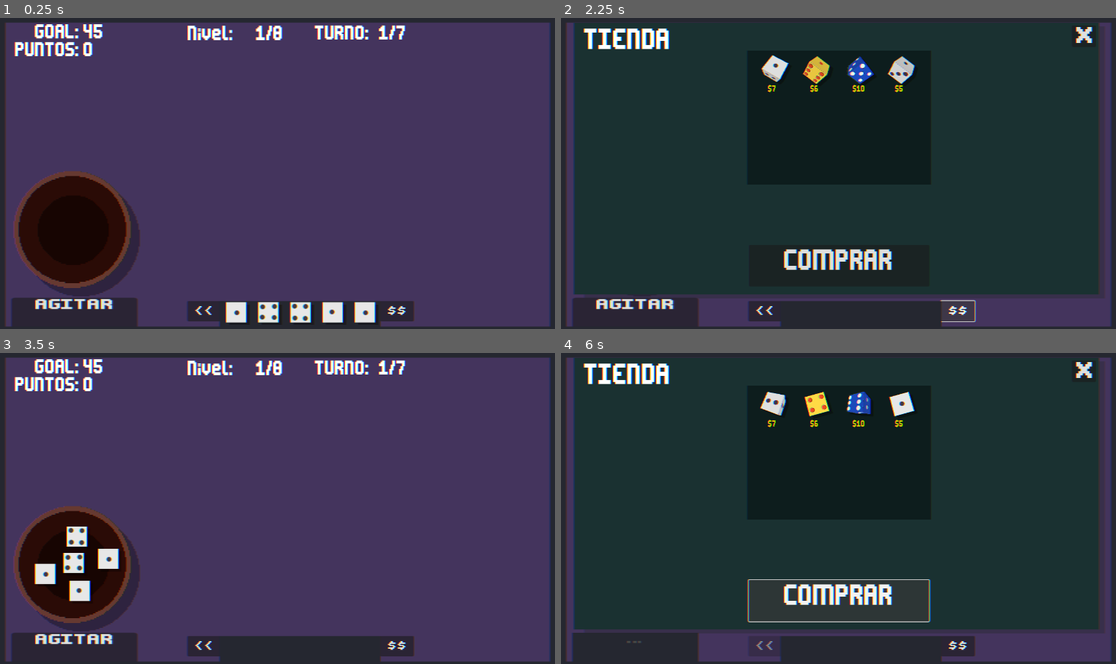
Above: before the commit, frames 1-4 (two rows, left to right).
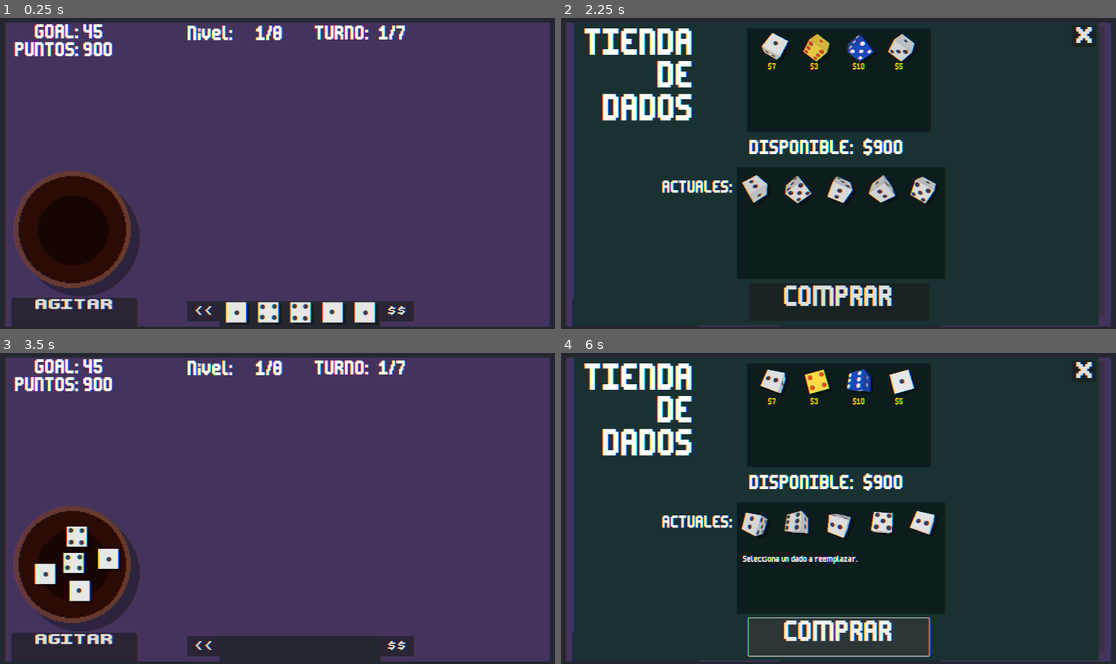
Above: after the commit, the same moments.

Repository: mcerdeira/generala-dice
Game: Godot game, scene res://scenes/main.tscn
Two runs of this game, one before a commit and one after it. Both use one fixed random seed, a clock stepped at 60 frames per second and the inputs below. Sound files missing from this copy of the repository are replaced by a short silence.
Inputs:
- Up to frame 1 (0.25 s): no input
- Up to frame 2 (2.25 s): click "AGITAR" at 0.5 s; click "<<" at 1.25 s; click "$$" at 2 s
- Up to frame 3 (3.5 s): click "X" at 2.75 s
- Up to frame 4 (6 s): click "AGITAR" at 3.5 s; click "TIRAR" at 4.25 s; click "$$" at 5 s; click "COMPRAR" at 5.75 s

The runs differ from the first frame. In frame 1, 0.2% of the frame differs, in the area x 14-21%, y 7-13%; in frame 2, 15%; in frame 3, 0.2%; in frame 4, 18%, in the area x 2-98%, y 3-99%.

Commit message:
Dados locos

Diff:
--- a/scenes/Dice.gd
+++ b/scenes/Dice.gd
@@ -17,6 +17,7 @@
 var currentvalue = null
 var original_position =  null
 var shaking = false
+var DiceType = null
 
 func _ready():
 	add_to_group("dices")
@@ -39,8 +40,14 @@
 	initial_rotation = randi_range(-10, 10)
 	$SubViewport/Node3D.initialize()
 
+func ChangeType(_DiceType):
+	DiceType = _DiceType
+	$SubViewport/Node3D.ChangeType(DiceType)
+
 func show_enfasis(value):
 	$enfasis.visible = value
+	$lbl_add.visible = value
+	$lbl_add.text = Global.getDiceExtraText(DiceType, currentvalue)
 	shaking = value
 	if !shaking:
 		rotation_degrees = 0
@@ -59,6 +66,7 @@
 func _physics_process(delta):
 	if shaking:
 		rotation_degrees = randf_range(-4.0, 4.0)
+		$lbl_add.rotation_degrees = randf_range(-4.0, 4.0)
 
 	what_ami()
 	if dragged:
@@ -80,6 +88,7 @@
 func what_ami():
 	z_index = global_position.y
 	currentvalue = $SubViewport/Node3D.what_ami()
+	DiceType = $SubViewport/Node3D.what_type()
 	$Label.text = str(currentvalue)
 
 func _on_area_entered(area):
--- a/scenes/Dice.tscn
+++ b/scenes/Dice.tscn
@@ -1,9 +1,10 @@
-[gd_scene load_steps=8 format=3 uid="uid://dufepst0w8rkr"]
+[gd_scene load_steps=9 format=3 uid="uid://dufepst0w8rkr"]
 
 [ext_resource type="Script" path="res://scenes/Dice.gd" id="1_r70iu"]
 [ext_resource type="PackedScene" uid="uid://berhcc7novg7b" path="res://scenes/node_3d.tscn" id="2_lt8j6"]
 [ext_resource type="Texture2D" uid="uid://dn5ybcewikek6" path="res://sprites/dices/enfasis.png" id="3_8jf7x"]
 [ext_resource type="Shader" path="res://scenes/enfasis.gdshader" id="3_fr77i"]
+[ext_resource type="FontFile" uid="uid://bke1xm65inmdl" path="res://fonts/Thin sans.ttf" id="3_xq7bm"]
 
 [sub_resource type="ViewportTexture" id="ViewportTexture_hmu5q"]
 viewport_path = NodePath("SubViewport")
@@ -49,6 +50,19 @@
 offset_right = 39.0
 offset_bottom = 60.0
 
+[node name="lbl_add" type="Label" parent="."]
+visible = false
+offset_left = -23.0
+offset_top = 32.0
+offset_right = 25.0
+offset_bottom = 55.0
+pivot_offset = Vector2(23, 9)
+theme_override_colors/font_color = Color(0.745098, 0.14902, 0.2, 1)
+theme_override_fonts/font = ExtResource("3_xq7bm")
+theme_override_font_sizes/font_size = 24
+horizontal_alignment = 1
+vertical_alignment = 1
+
 [node name="enfasis" type="Sprite2D" parent="."]
 visible = false
 material = SubResource("ShaderMaterial_ootyv")
--- a/scenes/Dice_shop.gd
+++ b/scenes/Dice_shop.gd
@@ -1,21 +1,54 @@
 extends Area2D
+var selected = false
+var DiceType = null
+var price = 0
+var group = "diceshop"
+var available = true
+var real_dice = null
+@export var current = false
 @export var lbl_description : RichTextLabel
 
 func _ready():
-	add_to_group("diceshop")
-	$Label.text = "$" + str($SubViewport/Node3D_shop.price)
+	if !current:
+		group = "diceshop"
+		add_to_group(group)
+		price = $SubViewport/Node3D_shop.price
+		$Label.visible = true
+		$Label.text = "$" + str($SubViewport/Node3D_shop.price)
+		DiceType = $SubViewport/Node3D_shop.DiceType
+	else:
+		group = "diceshopcurrents"
+		add_to_group(group)
+
+func ChangeType(_DiceType, real):
+	real_dice = real
+	DiceType = _DiceType
+	$SubViewport/Node3D_shop.ChangeType(DiceType)
 
 func unselect():
+	selected = false
 	$enfasis.visible = false
 
+func buy():
+	available = false
+	$Label.text = "--"
+	visible = false
+
 func _on_control_gui_input(event):
-	if event is InputEventMouseButton && event.is_action_pressed("click"):
-		$enfasis.visible = !$enfasis.visible
-		if $enfasis.visible:
-			lbl_description.text = "\n" + $SubViewport/Node3D_shop.title + ":\n\n" + $SubViewport/Node3D_shop.description
-			var dices = get_tree().get_nodes_in_group("diceshop")
-			for d in dices:
-				if d != self:
-					d.unselect()
-		else:
-			lbl_description.text = ""
+	if available:
+		if event is InputEventMouseButton && event.is_action_pressed("click"):
+			$enfasis.visible = !$enfasis.visible
+			if $enfasis.visible:
+				selected = true
+				if !current:
+					DiceType = $SubViewport/Node3D_shop.getType()
+
+				lbl_description.text = "\n\n" + DiceType.title + ":\n" + DiceType.description
+
+				var dices = get_tree().get_nodes_in_group(group)
+				for d in dices:
+					if d != self:
+						d.unselect()
+			else:
+				unselect()
+				lbl_description.text = ""
--- a/scenes/Dice_shop.tscn
+++ b/scenes/Dice_shop.tscn
@@ -59,6 +59,7 @@
 offset_bottom = 26.0
 
 [node name="Label" type="Label" parent="."]
+visible = false
 offset_left = -16.0
 offset_top = 42.0
 offset_right = 24.0
--- a/scenes/Shop.gd
+++ b/scenes/Shop.gd
@@ -1,19 +1,72 @@
 extends Node2D
+var done = false
+var prefix = "\n\n"
 
-
-# Called when the node enters the scene tree for the first time.
 func _ready():
 	visible = false
 
+func _process(delta):
+	if visible and !done:
+		$lbl_points/lbl_points2.text = "$" + str(Global.Points)
+		var diceshopcurrent = get_tree().get_nodes_in_group("diceshopcurrents")
+		var dices_real = get_tree().get_nodes_in_group("dices")
+		for i in range(diceshopcurrent.size()):
+			diceshopcurrent[i].ChangeType(dices_real[i].DiceType, dices_real[i])
+			done = true
 
-# Called every frame. 'delta' is the elapsed time since the previous frame.
-func _process(delta):
-	pass
+func _on_button_4_pressed(): #Cerrar
+	visible = !visible
+	done = false
+	unselectall()
 
+func unselectall():
+	$lbl_item_desc2.text = ""
+	$lbl_item_desc.text = ""
+	var diceshopcurrent = get_tree().get_nodes_in_group("diceshopcurrents")
+	var dices = get_tree().get_nodes_in_group("diceshop")
+	for d in diceshopcurrent:
+		d.unselect()
+	for d in dices:
+		d.unselect()
 
-func _on_button_4_pressed():
-	visible = !visible
+func canBuy(price):
+	if Global.Points >= price:
+		Global.Points -= price
+		return true
+	else:
+		return false
 
+func _on_button_5_pressed(): #Comprar
+	var reemplazo = null
+	var nuevo = null
+	var diceshopcurrent = get_tree().get_nodes_in_group("diceshopcurrents")
+	for d in diceshopcurrent:
+		if d.selected:
+			reemplazo = d
 
-func _on_button_5_pressed():
-	pass # Replace with function body.
+	var dices = get_tree().get_nodes_in_group("diceshop")
+	for d in dices:
+		if d.selected:
+			nuevo = d
+
+	if reemplazo == null:
+		$lbl_item_desc2.text = prefix + "Selecciona un dado a reemplazar."
+		return
+
+	if nuevo == null:
+		$lbl_item_desc2.text = prefix + "Selecciona un dado a comprar."
+		return
+
+	if canBuy(nuevo.price):
+		if reemplazo.DiceType == Global.DiceTypes.TurnPlus:
+			Global.TurnMax -= 1
+
+		reemplazo.ChangeType(nuevo.DiceType, reemplazo.real_dice)
+		reemplazo.real_dice.ChangeType(nuevo.DiceType)
+		nuevo.buy()
+		if nuevo.DiceType == Global.DiceTypes.TurnPlus:
+			Global.TurnMax += 1
+
+		unselectall()
+	else:
+		$lbl_item_desc2.text = prefix +  "No tienes suficiente dinero."
--- a/scenes/dice3D.gd
+++ b/scenes/dice3D.gd
@@ -17,6 +17,10 @@
 	rotation.y = deg_to_rad(y_pos)
 	#rotation.z = deg_to_rad(z_pos)
 	initialize()
+	setTexture()
+
+func ChangeType(_DiceType):
+	DiceType = _DiceType
 	setTexture()
 
 func setTexture():
--- a/scenes/dice3D_shop.gd
+++ b/scenes/dice3D_shop.gd
@@ -8,8 +8,6 @@
 var align_speed = 1  # Velocidad de alineación
 var DiceType = null
 var price = 0
-var description = ""
-var title = ""
 
 func _ready():
 	randomize()
@@ -25,8 +23,10 @@
 	Global.DiceChancesTmp.shuffle()
 	DiceType = Global.DiceChancesTmp.pop_at(0)
 	price = DiceType.price
-	description = DiceType.description
-	title = DiceType.title
+	setTexture()
+
+func ChangeType(_DiceType):
+	DiceType = _DiceType
 	setTexture()
 
 func setTexture():
--- a/scenes/main.tscn
+++ b/scenes/main.tscn
@@ -326,59 +326,111 @@
 offset_left = -76.0
 offset_top = 30.0
 offset_right = 1202.0
-offset_bottom = 701.0
+offset_bottom = 744.0
 color = Color(0.145098, 0.152941, 0.188235, 0.4)
 
 [node name="ColorRect" type="ColorRect" parent="Shop"]
 offset_left = -101.0
 offset_top = 22.0
 offset_right = 1188.0
-offset_bottom = 691.0
+offset_bottom = 767.0
 color = Color(0.101961, 0.192157, 0.192157, 1)
 
 [node name="ColorRect3" type="ColorRect" parent="Shop"]
 offset_left = 324.0
-offset_top = 90.0
+offset_top = 35.0
 offset_right = 775.0
-offset_bottom = 420.0
+offset_bottom = 291.0
+color = Color(0.0509804, 0.113725, 0.113725, 1)
+
+[node name="ColorRect4" type="ColorRect" parent="Shop"]
+offset_left = 299.0
+offset_top = 377.0
+offset_right = 810.0
+offset_bottom = 652.0
 color = Color(0.0509804, 0.113725, 0.113725, 1)
 
 [node name="Label" type="Label" parent="Shop"]
 offset_left = -76.0
-offset_top = 45.0
-offset_right = 164.0
-offset_bottom = 107.0
-theme_override_fonts/font = ExtResource("7_jk6n3")
-theme_override_font_sizes/font_size = 86
-text = "TIENDA"
+offset_top = 48.0
+offset_right = 194.0
+offset_bottom = 288.0
+theme_override_fonts/font = ExtResource("7_jk6n3")
+theme_override_font_sizes/font_size = 109
+text = "TIENDA
+DE
+DADOS"
+horizontal_alignment = 2
 
 [node name="lbl_item_desc" type="RichTextLabel" parent="Shop"]
-offset_left = 351.0
-offset_top = 221.0
-offset_right = 747.0
-offset_bottom = 401.0
+offset_left = 333.0
+offset_top = 127.0
+offset_right = 762.0
+offset_bottom = 277.0
 theme_override_fonts/normal_font = ExtResource("7_jk6n3")
 theme_override_font_sizes/normal_font_size = 24
 bbcode_enabled = true
-text = "
-"
 autowrap_mode = 2
 
+[node name="lbl_item_desc2" type="RichTextLabel" parent="Shop"]
+offset_left = 314.0
+offset_top = 476.0
+offset_right = 800.0
+offset_bottom = 636.0
+theme_override_fonts/normal_font = ExtResource("7_jk6n3")
+theme_override_font_sizes/normal_font_size = 24
+bbcode_enabled = true
+autowrap_mode = 2
+
 [node name="Dice_shop" parent="Shop" node_paths=PackedStringArray("lbl_description") instance=ExtResource("9_4euou")]
-position = Vector2(392, 137)
+position = Vector2(392, 82)
 lbl_description = NodePath("../lbl_item_desc")
 
 [node name="Dice_shop2" parent="Shop" node_paths=PackedStringArray("lbl_description") instance=ExtResource("9_4euou")]
-position = Vector2(496, 137)
+position = Vector2(496, 82)
 lbl_description = NodePath("../lbl_item_desc")
 
 [node name="Dice_shop3" parent="Shop" node_paths=PackedStringArray("lbl_description") instance=ExtResource("9_4euou")]
-position = Vector2(600, 137)
+position = Vector2(600, 82)
 lbl_description = NodePath("../lbl_item_desc")
 
 [node name="Dice_shop4" parent="Shop" node_paths=PackedStringArray("lbl_description") instance=ExtResource("9_4euou")]
-position = Vector2(704, 137)
+position = Vector2(704, 82)
 lbl_description = NodePath("../lbl_item_desc")
+
+[node name="lbl_dicecurrent" type="Label" parent="Shop"]
+offset_left = 116.0
+offset_top = 416.0
+offset_right = 293.0
+offset_bottom = 452.0
+theme_override_fonts/font = ExtResource("7_jk6n3")
+theme_override_font_sizes/font_size = 50
+text = "ACTUALES:"
+
+[node name="Dice_current" parent="Shop" node_paths=PackedStringArray("lbl_description") instance=ExtResource("9_4euou")]
+position = Vector2(344, 431)
+current = true
+lbl_description = NodePath("../lbl_item_desc2")
+
+[node name="Dice_current2" parent="Shop" node_paths=PackedStringArray("lbl_description") instance=ExtResource("9_4euou")]
+position = Vector2(448, 431)
+current = true
+lbl_description = NodePath("../lbl_item_desc2")
+
+[node name="Dice_current3" parent="Shop" node_paths=PackedStringArray("lbl_description") instance=ExtResource("9_4euou")]
+position = Vector2(552, 431)
+current = true
+lbl_description = NodePath("../lbl_item_desc2")
+
+[node name="Dice_current4" parent="Shop" node_paths=PackedStringArray("lbl_description") instance=ExtResource("9_4euou")]
+position = Vector2(656, 431)
+current = true
+lbl_description = NodePath("../lbl_item_desc2")
+
+[node name="Dice_current5" parent="Shop" node_paths=PackedStringArray("lbl_description") instance=ExtResource("9_4euou")]
+position = Vector2(758, 431)
+current = true
+lbl_description = NodePath("../lbl_item_desc2")
 
 [node name="Button4" type="Button" parent="Shop"]
 offset_left = 1121.0
@@ -392,12 +444,36 @@
 
 [node name="Button5" type="Button" parent="Shop"]
 offset_left = 328.0
-offset_top = 569.0
+offset_top = 663.0
 offset_right = 771.0
-offset_bottom = 671.0
+offset_bottom = 756.0
 theme_override_fonts/font = ExtResource("7_jk6n3")
 theme_override_font_sizes/font_size = 86
 text = "COMPRAR"
+
+[node name="lbl_points" type="Label" parent="Shop"]
+offset_left = 330.0
+offset_top = 316.0
+offset_right = 591.0
+offset_bottom = 360.0
+theme_override_fonts/font = ExtResource("7_jk6n3")
+theme_override_font_sizes/font_size = 60
+text = "DISPONIBLE:"
+metadata/_edit_use_anchors_ = true
+
+[node name="lbl_points2" type="Label" parent="Shop/lbl_points"]
+layout_mode = 1
+anchors_preset = -1
+anchor_left = 0.429119
+anchor_right = 0.429119
+anchor_bottom = 0.454545
+offset_left = 168.0
+offset_right = 234.0
+offset_bottom = 24.0
+theme_override_fonts/font = ExtResource("7_jk6n3")
+theme_override_font_sizes/font_size = 60
+text = "0"
+metadata/_edit_use_anchors_ = true
 
 [node name="FX" type="ColorRect" parent="."]
 z_index = 4096
--- a/scenes/node_3d.gd
+++ b/scenes/node_3d.gd
@@ -1,8 +1,16 @@
 extends Node3D
 @export var parent : Area2D
+var DiceType = null
 
 func initialize():
 	$dice3D.initialize()
 
+func ChangeType(_DiceType):
+	DiceType = _DiceType
+	$dice3D.ChangeType(DiceType)
+
 func what_ami():
 	return $dice3D.what_ami()
+
+func what_type():
+	return $dice3D.DiceType
--- a/scenes/node_3d_shop.gd
+++ b/scenes/node_3d_shop.gd
@@ -1,9 +1,15 @@
 extends Node3D
 var price = 0
-var description = ""
-var title = ""
+var DiceType = null
 
 func _ready():
 	price = $dice3D.price
-	description = $dice3D.description
-	title = $dice3D.title
+	DiceType = $dice3D.DiceType
+
+func ChangeType(_DiceType):
+	DiceType = _DiceType
+	$dice3D.ChangeType(DiceType)
+
+func getType():
+	DiceType = $dice3D.DiceType
+	return DiceType
--- a/scenes/pointlist.gd
+++ b/scenes/pointlist.gd
@@ -24,6 +24,7 @@
 var go_for_double = false
 var current_points = null
 var current_index = -1
+var current_dices = null
 
 func _ready():
 	fade_out()
@@ -55,6 +56,7 @@
 
 func calc_posible_points():
 	current_points = null
+	current_dices = null
 	current_index = -1
 	go_for_double = false
 	double_game = []
@@ -320,11 +322,21 @@
 		$items.deselect(i)
 
 func _on_button_pressed(): #ANOTAR
+	if current_dices.size() > 0:
+		for d in current_dices:
+			if d.DiceType == Global.DiceTypes.PlusDice:
+				current_points += d.currentvalue
+
+		for d in current_dices:
+			if d.DiceType == Global.DiceTypes.MultDice:
+				current_points *= d.currentvalue
+
 	Global.play_sound(Global.ScoreSFX)
 	Global.InternarlTurn = 1
 	Global.Points += current_points
 	Global.Beaker.first = true
 	current_points = null
+	current_dices = null
 
 	var dices = get_tree().get_nodes_in_group("dices")
 	for d in dices:
@@ -342,6 +354,7 @@
 		var dices = get_tree().get_nodes_in_group("dices")
 		show_enfasis(dices, false)
 		current_points = 0
+		current_dices = null
 		return
 
 	current_points = $items2.get_item_text(index)
@@ -357,30 +370,42 @@
 
 	match index:
 		Global.Games.ONE:
+			current_dices = [] + one_game
 			show_enfasis(one_game, true)
 		Global.Games.TWO:
+			current_dices = [] + two_game
 			show_enfasis(two_game, true)
 		Global.Games.THREE:
+			current_dices = [] + three_game
 			show_enfasis(three_game, true)
 		Global.Games.FOUR:
+			current_dices = [] + four_game
 			show_enfasis(four_game, true)
 		Global.Games.FIVE:
+			current_dices = [] + five_game
 			show_enfasis(five_game, true)
 		Global.Games.SIX:
+			current_dices = [] + six_game
 			show_enfasis(six_game, true)
 		Global.Games.DOUBLE:
+			current_dices = [] + double_game
 			show_enfasis(double_game, true)
 		Global.Games.FLUSH:
+			current_dices = [] + flush_game
 			show_enfasis(flush_game, true)
 		Global.Games.FULL:
+			current_dices = [] + full_game
 			show_enfasis(full_game, true)
 		Global.Games.POKER:
+			current_dices = [] + poker_game
 			show_enfasis(poker_game, true)
 		Global.Games.GENERALA:
 			if !go_for_double:
+				current_dices = [] + generala_game
 				show_enfasis(generala_game, true)
 		Global.Games.GENERALA2:
 			if go_for_double:
+				current_dices = [] + generala_game
 				show_enfasis(generala_game, true)
 
 	$"../lbl_points/lbl_points2".text = str(current_points)
--- a/scripts/Global.gd
+++ b/scripts/Global.gd
@@ -43,14 +43,14 @@
 }
 
 var DiceTypes = {
-	Normal = {"id": DiceIDs.Normal, "price": 0, "texture": load("res://sprites/dices/cube1.png")},
-	Loaded = {"id": DiceIDs.Loaded, "price": 10, "texture": load("res://sprites/dices/loaded.png"), "title": "Dado cargado", "description": "Siempre sale un [color=red] 5[/color]"},
+	Normal = {"id": DiceIDs.Normal, "price": 0, "texture": load("res://sprites/dices/cube1.png"), "title": "Dado normal", "description": "Confiable dado de [color=red] 6[/color] lados."},
+	Loaded = {"id": DiceIDs.Loaded, "price": 10, "texture": load("res://sprites/dices/loaded.png"), "title": "Dado cargado", "description": "Siempre sale un [color=red] 5[/color]."},
 	PlusDice = {"id": DiceIDs.PlusDice, "price": 6, "texture": load("res://sprites/dices/plusdice.png"), "title": "Dado plus", "description": "[color=red]Suma[/color] su valor al puntaje."},
-	MultDice = {"id": DiceIDs.MultDice, "price": 10, "texture": load("res://sprites/dices/muldice.png"), "title": "Dado multiplicador", "description": "El puntaje sera [color=red] X[/color] veces su valor."},
-	Copy = {"id": DiceIDs.Copy, "price": 10, "texture": load("res://sprites/dices/copy.png"), "title": "Dado copion", "description": "[color=red]Copia[/color] el valor de otro dado elegido."},
+	MultDice = {"id": DiceIDs.MultDice, "price": 150, "texture": load("res://sprites/dices/muldice.png"), "title": "Dado multiplicador", "description": "[color=red]Multiplica[/color] el puntaje por su valor."},
+	Copy = {"id": DiceIDs.Copy, "price": 10, "texture": load("res://sprites/dices/copy.png"), "title": "Dado copion", "description": "[color=red]Copia[/color] el valor de otro dado al azar."},
 	D2 = {"id": DiceIDs.D2, "price": 7, "texture": load("res://sprites/dices/dx2.png"), "title": "Dado D2", "description": "Solo tiene [color=red] 2[/color] valores."},
 	D3 = {"id": DiceIDs.D3, "price": 5, "texture": load("res://sprites/dices/dx3.png"), "title": "Dado D3", "description": "Solo tiene [color=red] 3[/color] valores."},
-	TurnPlus = {"id": DiceIDs.TurnPlus, "price": 6, "texture": load("res://sprites/dices/turnplus.png"), "title": "Dado +1 Turno", "description": "Tener este dado suma [color=red] 1[/color] turno a nuestras partidas."}
+	TurnPlus = {"id": DiceIDs.TurnPlus, "price": 3, "texture": load("res://sprites/dices/turnplus.png"), "title": "Dado +1 Turno", "description": "Tener este dado suma [color=red] 1[/color] turno la partida."}
 }
 
 var DiceChances = [
@@ -74,9 +74,9 @@
 var Turn = 1
 var InternarlTurn = 1
 var TurnMax = 7
-var Points = 0
+var Points = 900
 var Goal = 45
-var Goals = [0, 45, 65, 85, 95, 100, 120, 150, 250]
+var Goals = [0, 45, 100, 120, 150, 250, 800, 1000, 2000]
 var GameOver = false
 var Beaker = null
 
@@ -116,6 +116,14 @@
 	else:
 		return 1
 
+func getDiceExtraText(DiceType, currentvalue):
+	if DiceType == Global.DiceTypes.MultDice:
+		return "X" + str(currentvalue)
+	elif DiceType == Global.DiceTypes.PlusDice:
+		return "+" + str(currentvalue)
+	else:
+		return ""
+
 func pick_random(container):
 	if typeof(container) == TYPE_DICTIONARY:
 		return container.values()[randi() % container.size() ]
Binary file changed: sprites/dices/loaded.png
Binary file changed: sprites/dices/muldice.png
